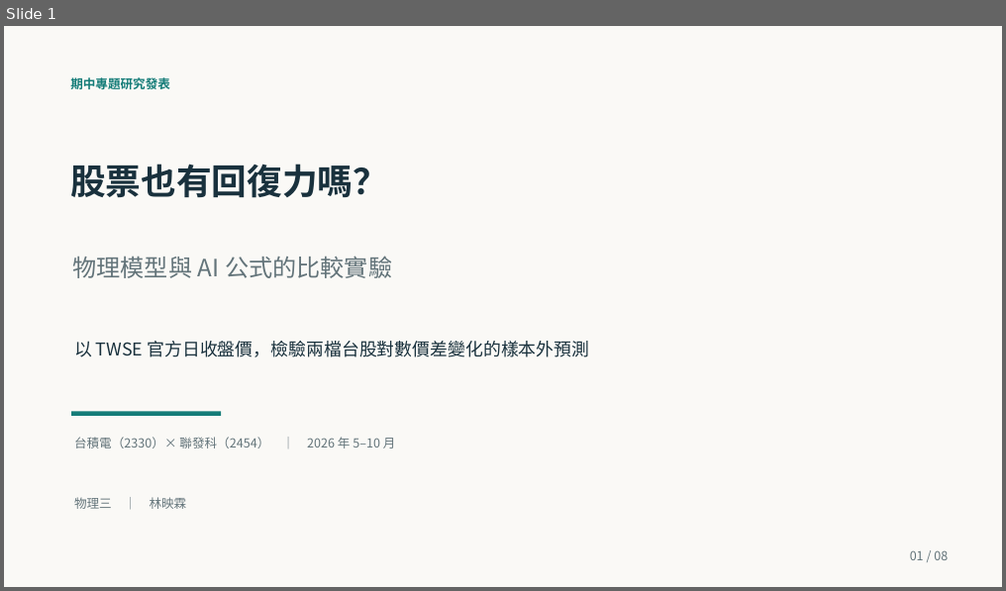
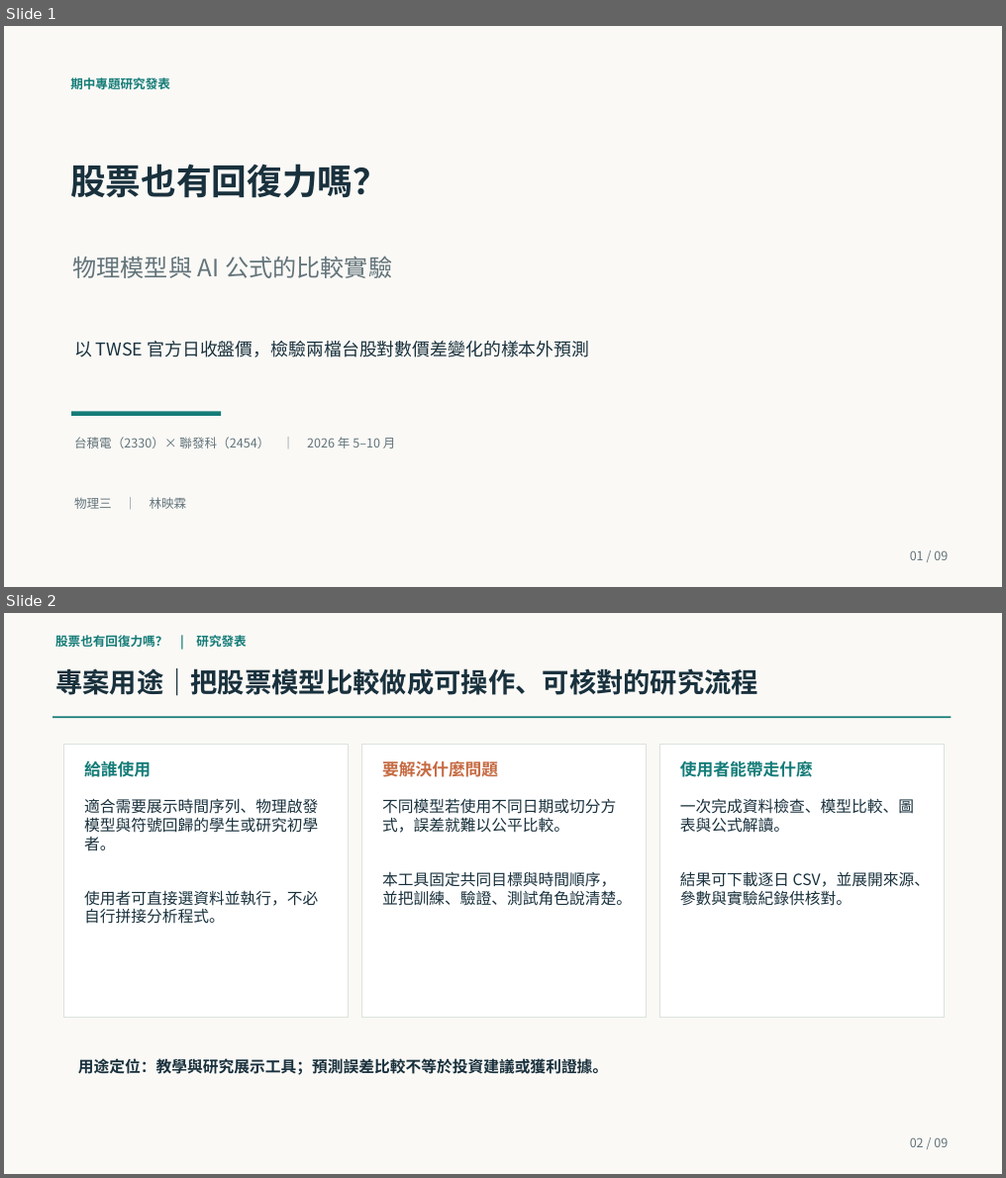
Before and after one commit to yinglinlin010/market-physics-lab, a slide deck: slides/midterm_90s.pptx. Shown one above the other, each under a label of ours: slide 1 before the commit, slides 1 and 2 after it. The pictures are 1006x591 and 1006x1178 pixels, drawn with LibreOffice and Linux fonts; fonts in the diff are those of the drawing. Boxes give left, top, right and bottom in pixels: in the first picture for what was removed or moved away, otherwise in the second. Text is boxed around its words. In the diff, an @@ line names an element or a change of style, - is before the commit and + after.

```diff
--- a/slides/midterm_90s.pptx
+++ b/slides/midterm_90s.pptx
@@ slide 2 added at (x1=4, y1=613, x2=1002, y2=1174), background #FAF9F6 @@
@@ text added at (x1=55, y1=635, x2=246, y2=647), 12 pt, text #147C78, bold @@
+股票也有回復力嗎？ | 研究發表
@@ text added at (x1=55, y1=668, x2=758, y2=696), 26 pt, text #19313D, bold @@
+專案用途｜把股票模型比較做成可操作、可核對的研究流程
@@ rectangle added at (x1=53, y1=716, x2=951, y2=719), fill #147C78 @@
@@ rectangle added at (x1=63, y1=744, x2=349, y2=1017), fill #FFFFFF, outline #DCE2DD 0.8 pt @@
@@ rectangle added at (x1=361, y1=744, x2=647, y2=1017), fill #FFFFFF, outline #DCE2DD 0.8 pt @@
@@ rectangle added at (x1=659, y1=744, x2=944, y2=1017), fill #FFFFFF, outline #DCE2DD 0.8 pt @@
@@ text added at (x1=680, y1=761, x2=813, y2=777), 16 pt, text #147C78, bold @@
+使用者能帶走什麼
@@ text added at (x1=84, y1=761, x2=151, y2=777), 16 pt, text #147C78, bold @@
+給誰使用
@@ text added at (x1=382, y1=761, x2=498, y2=777), 16 pt, text #C66B43, bold @@
+要解決什麼問題
@@ text added at (x1=84, y1=799, x2=318, y2=924), 15 pt, text #19313D @@
+適合需要展示時間序列、物理啟發模型與符號回歸的學生或研究初學者。
+使用者可直接選資料並執行，不必自行拼接分析程式。
@@ text added at (x1=382, y1=798, x2=632, y2=906), 15 pt, text #19313D @@
+不同模型若使用不同日期或切分方式，誤差就難以公平比較。
+本工具固定共同目標與時間順序，並把訓練、驗證、測試角色說清楚。
@@ text added at (x1=680, y1=798, x2=930, y2=906), 15 pt, text #19313D @@
+一次完成資料檢查、模型比較、圖表與公式解讀。
+結果可下載逐日 CSV，並展開來源、參數與實驗紀錄供核對。
@@ text added at (x1=78, y1=1059, x2=608, y2=1075), 15 pt, text #19313D, bold @@
+用途定位：教學與研究展示工具；預測誤差比較不等於投資建議或獲利證據。
@@ text added at (x1=910, y1=1138, x2=947, y2=1148), 12 pt, text #63747A @@
+02 / 09
```
Also in this commit, not shown: 7 other slides changed, 1 other file.
